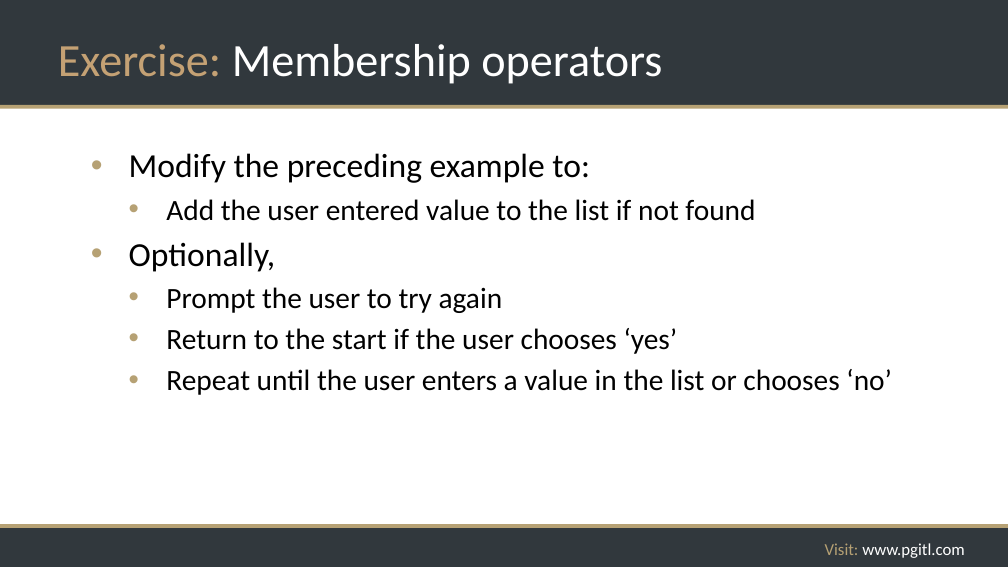
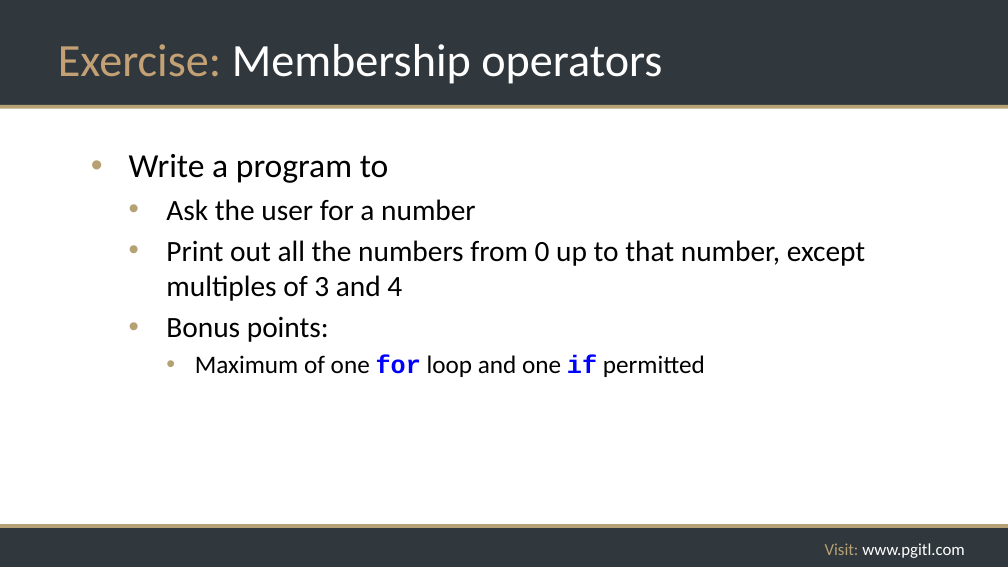
Before and after one commit to rikkouri/project-a, a slide deck: slide 112 of Programming Foundations.pptx (slide 111 before the commit). Drawn at 1008x567 pixels with LibreOffice and Linux fonts; fonts in the diff are those of the drawing; background and template pictures are left out. Boxes give left, top, right and bottom in pixels: in the first picture for what was removed or moved away, otherwise in the second. Text is boxed around its words. In the diff, an @@ line names an element or a change of style, - is before the commit and + after.

```diff
--- a/Programming Foundations.pptx
+++ b/Programming Foundations.pptx
@@ text at bbox=[129, 154, 865, 377]: text changed @@
-• Modify the preceding example to:
-  • Add the user entered value to the list if not found
-• Optionally,
-  • Prompt the user to try again
-  • Return to the start if the user chooses ‘yes’
-  • Repeat until the user enters a value in the list or chooses ‘no’
+• Write a program to
+  • Ask the user for a number
+  • Print out all the numbers from 0 up to that number, except multiples of 3 and 4
+  • Bonus points:
+    • Maximum of one for loop and one if permitted
```
Also in this commit, not shown: 2 other slides changed, 2 slides added, 1 slide removed, 2 other files.
